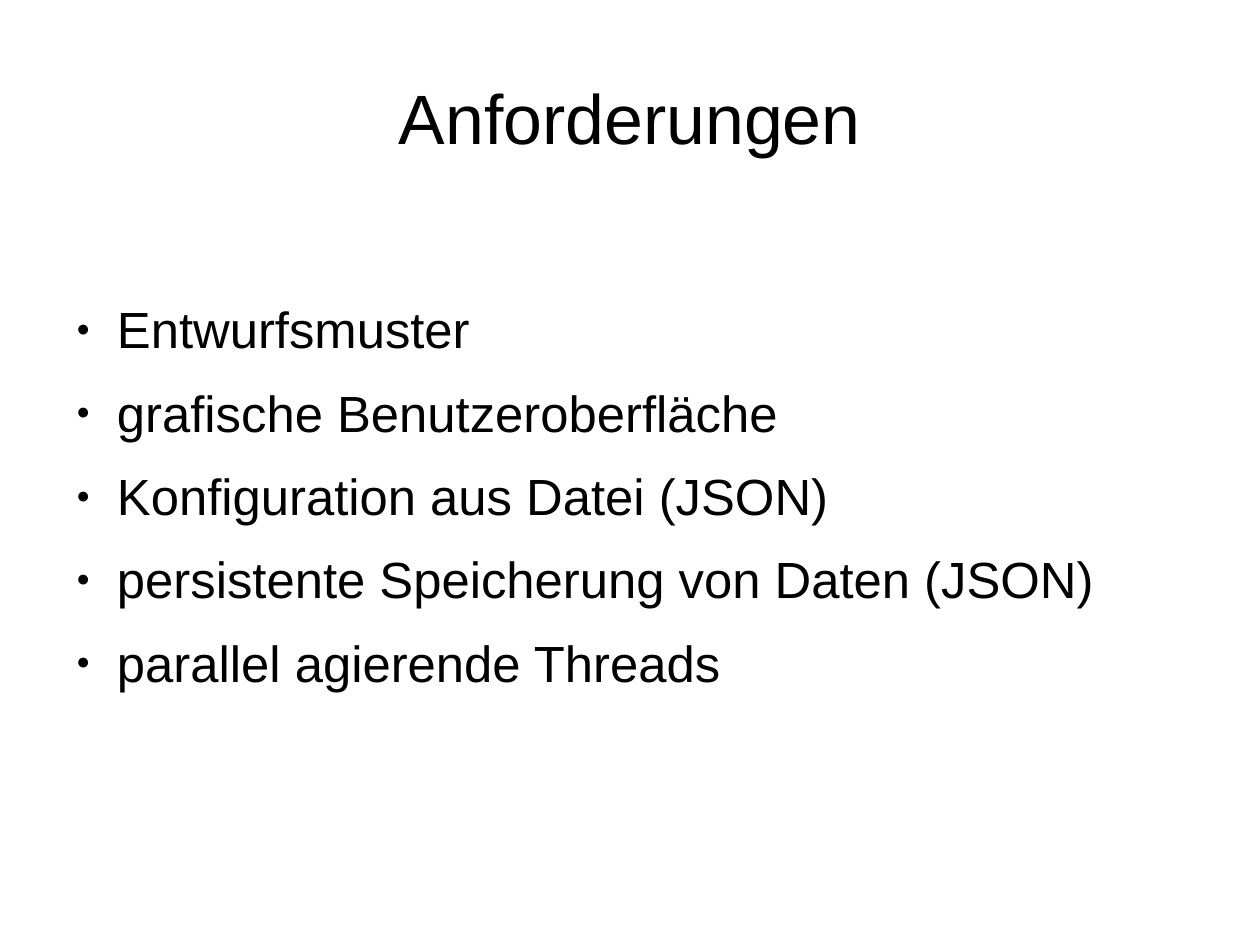
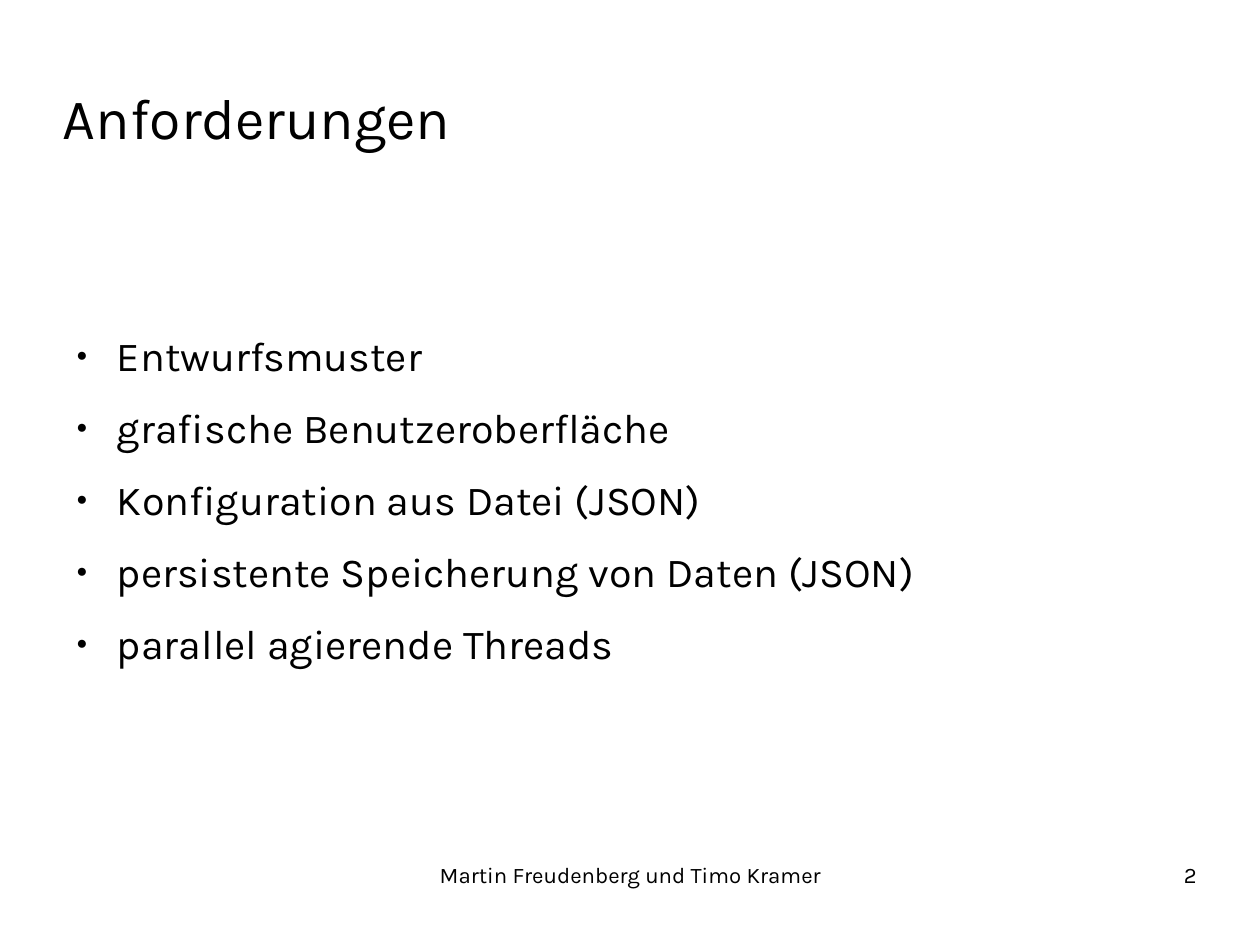
Before and after one commit to TimoKramer/PatFra, a slide deck: slide 2 of Dokumente/Praese.odp. Drawn at 1260x945 pixels with LibreOffice and Linux fonts; fonts in the diff are those of the drawing; background and template pictures are left out. Boxes give left, top, right and bottom in pixels: in the first picture for what was removed or moved away, otherwise in the second. Text is boxed around its words. In the diff, an @@ line names an element or a change of style, - is before the commit and + after.

```diff
--- a/Dokumente/Praese.odp
+++ b/Dokumente/Praese.odp
@@ title "Anforderungen": place and size @@
-title "Anforderungen" at bbox=[399, 93, 861, 157]
+title "Anforderungen" at bbox=[63, 99, 450, 153]
@@ title "Anforderungen" at bbox=[63, 99, 450, 153]: size 44 to 36 pt, font Arial to Karla; alignment centre to left @@
@@ text "Entwurfsmuster" at bbox=[117, 342, 914, 669]: size 32 to 26 pt, font Arial to Karla @@
@@ text added at bbox=[440, 867, 821, 889], 14 pt, text #000000 @@
+Martin Freudenberg und Timo Kramer
@@ page number added at bbox=[1184, 868, 1197, 883], 14 pt, text #000000 @@
+2
```
Also in this commit, not shown: 7 other slides changed.
